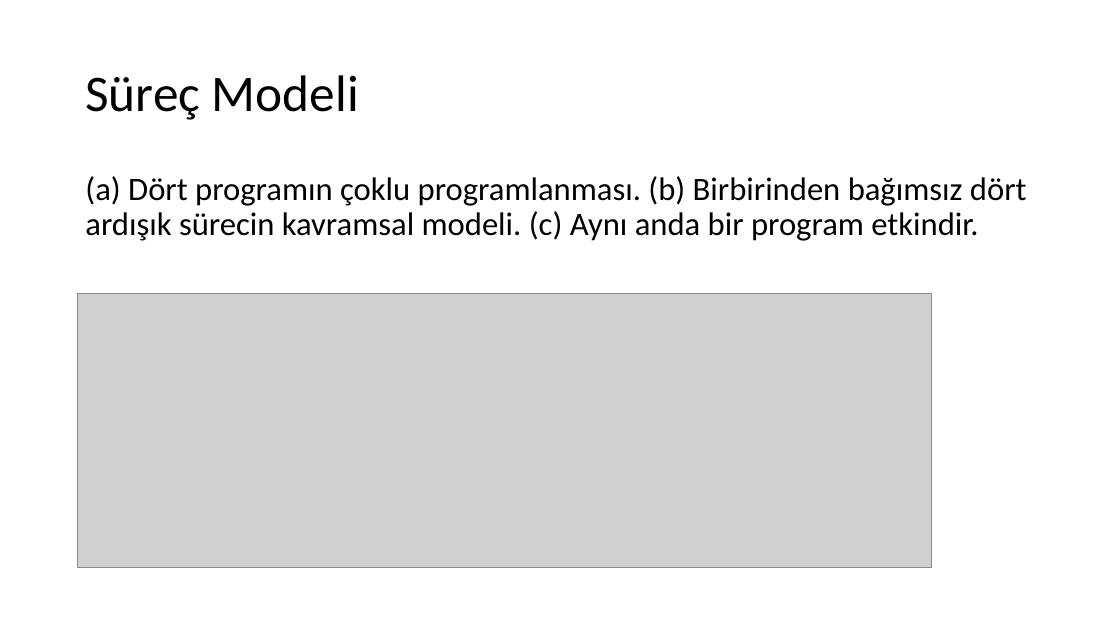
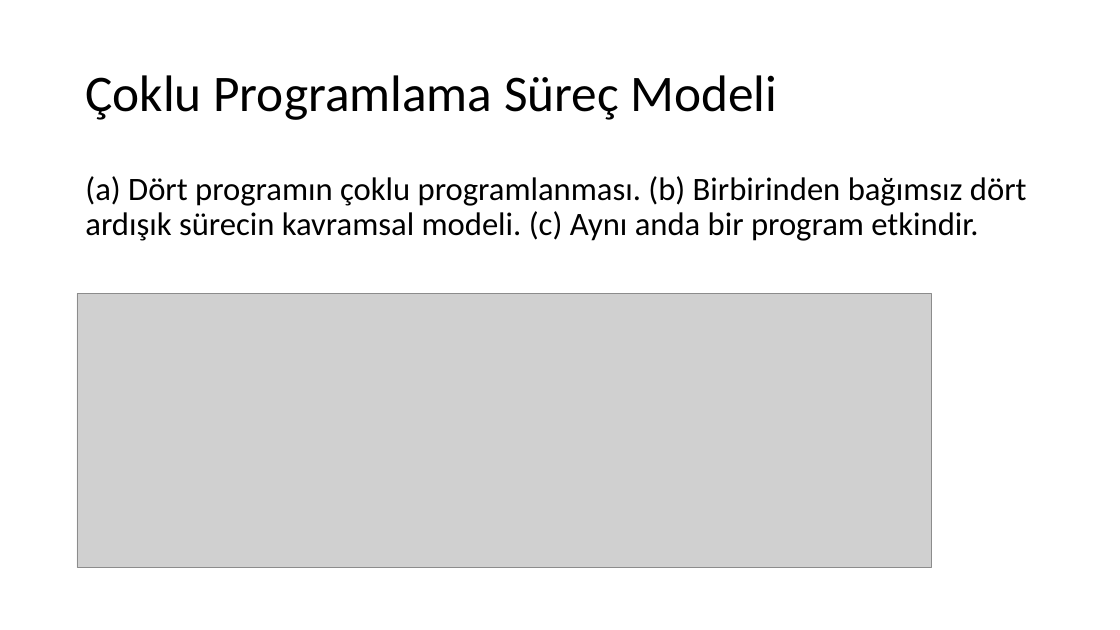
Before and after one commit to sercankulcu/sercankulcu.github.io, a slide deck: slide 4 of assets/teaching/os/2_Bolum_2_Surecler.pptx (slide 3 before the commit). Drawn at 1120x630 pixels with LibreOffice and Linux fonts; fonts in the diff are those of the drawing; grey boxes stand for pictures. Boxes give left, top, right and bottom in pixels: in the first picture for what was removed or moved away, otherwise in the second. Text is boxed around its words. In the diff, an @@ line names an element or a change of style, - is before the commit and + after.

```diff
--- a/assets/teaching/os/2_Bolum_2_Surecler.pptx
+++ b/assets/teaching/os/2_Bolum_2_Surecler.pptx
@@ title at [85,75,778,120]: text changed @@
-Süreç Modeli
+Çoklu Programlama Süreç Modeli
```
Also in this commit, not shown: 60 slides added, 1 slide removed, 2 other files.
